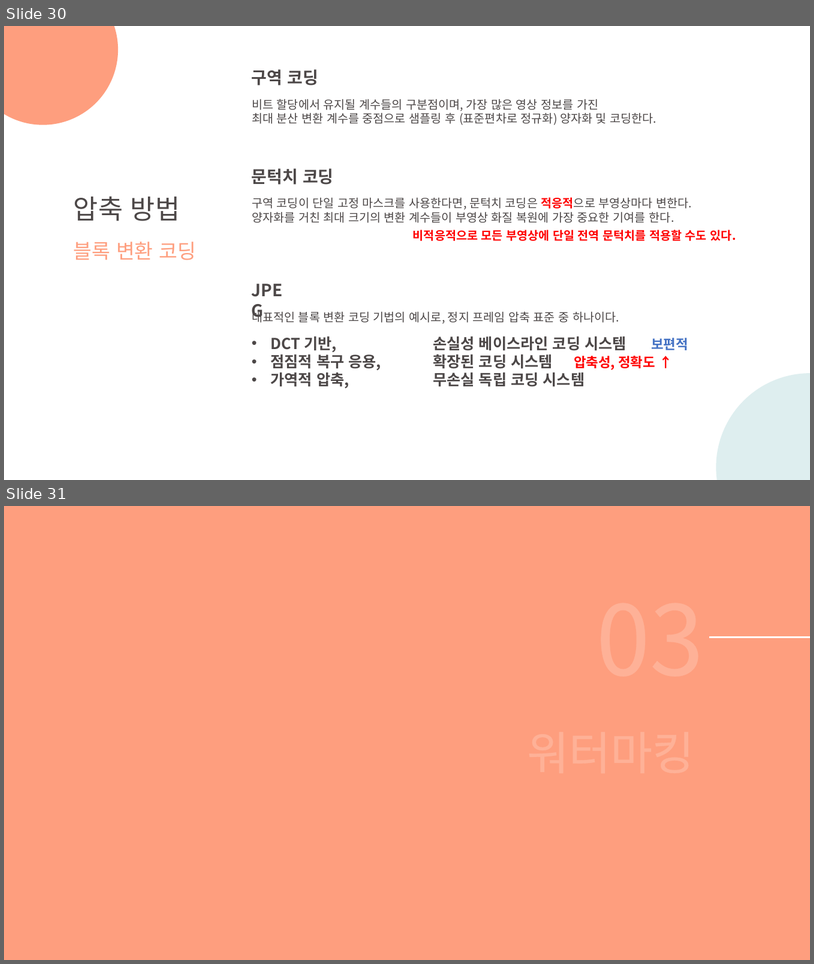
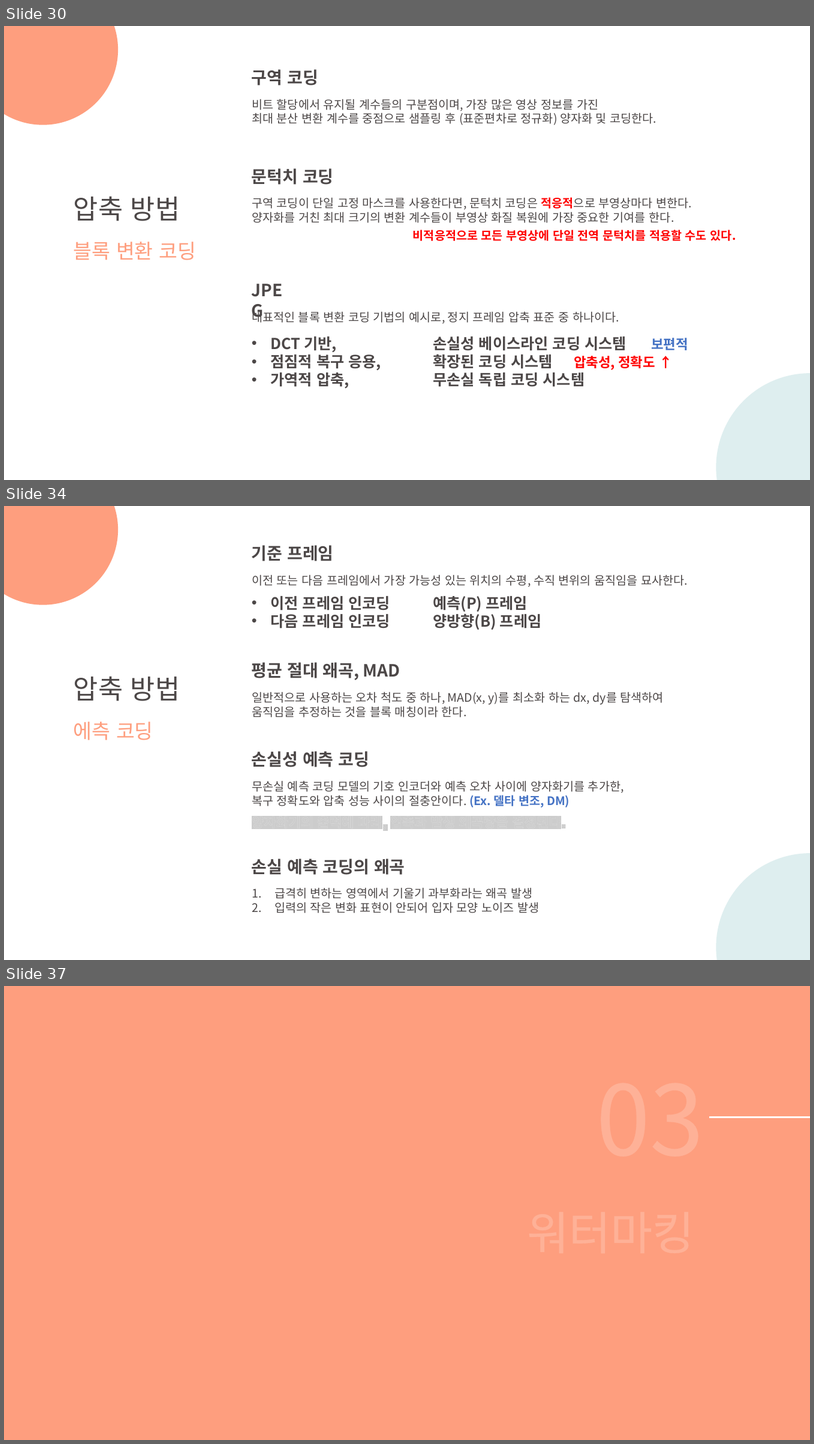
Before and after one commit to DaeSeokSong/summarize-study, a slide deck: 디지털 영상처리 제3판/PPT/12주차 세미나_디지털 영상처리.pptx. Shown one above the other, each under a label of ours: slides 30 and 31 before the commit, slides 30, 34 and 37 after it; the slides between them are not shown. The pictures are 814x964 and 814x1444 pixels, drawn with LibreOffice and Linux fonts; fonts in the diff are those of the drawing. Boxes give left, top, right and bottom in pixels: in the first picture for what was removed or moved away, otherwise in the second. Text is boxed around its words. In the diff, an @@ line names an element or a change of style, - is before the commit and + after.

```diff
--- a/디지털 영상처리 제3판/PPT/12주차 세미나_디지털 영상처리.pptx
+++ b/디지털 영상처리 제3판/PPT/12주차 세미나_디지털 영상처리.pptx
@@ slide 34 added at (4,506,810,960), background #FFFFFF @@
@@ ellipse added at (4,506,119,605), fill #FE9E7E @@
@@ text added at (252,545,333,561), 20 pt, text #4C4747, bold @@
+기준 프레임
@@ text added at (252,575,688,587), 14 pt, text #4C4747 @@
+이전 또는 다음 프레임에서 가장 가능성 있는 위치의 수평, 수직 변위의 움직임을 묘사한다.
@@ text added at (270,596,542,630), 18 pt, text #4C4747, bold @@
+• 이전 프레임 인코딩 예측(P) 프레임
+• 다음 프레임 인코딩 양방향(B) 프레임
@@ text added at (252,662,401,680), 20 pt, text #4C4747, bold @@
+평균 절대 왜곡, MAD
@@ text added at (74,676,180,701), 32 pt, text #4C4747 @@
+압축 방법
@@ text added at (252,691,664,717), 14 pt, text #4C4747 @@
+일반적으로 사용하는 오차 척도 중 하나, MAD(x, y)를 최소화 하는 dx, dy를 탐색하여
+움직임을 추정하는 것을 블록 매칭이라 한다.
@@ text added at (74,721,153,740), 24 pt, text #FE9E7E @@
+에측 코딩
@@ text added at (252,751,370,767), 20 pt, text #4C4747, bold @@
+손실성 예측 코딩
@@ text added at (252,781,624,807), 14 pt, text #4C4747 @@
+무손실 예측 코딩 모델의 기호 인코더와 예측 오차 사이에 양자화기를 추가한,
+복구 정확도와 압축 성능 사이의 절충안이다. (Ex. 델타 변조, DM)
@@ text added at (252,813,566,830), 16 pt, text #FFFFFF, bold @@
+양자화기의 출력에 따라, 압축과 발생 왜곡량을 결정된다.
@@ text added at (252,858,405,874), 20 pt, text #4C4747, bold @@
+손실 예측 코딩의 왜곡
@@ ellipse added at (717,853,810,960), fill #C8E4E5 at 60% opacity @@
@@ text added at (275,888,539,913), 14 pt, text #4C4747 @@
+1. 급격히 변하는 영역에서 기울기 과부화라는 왜곡 발생
+2. 입력의 작은 변화 표현이 안되어 입자 모양 노이즈 발생
@@ what was slide 31 is now slide 37 @@
```
Also in this commit, not shown: 6 other slides added.
